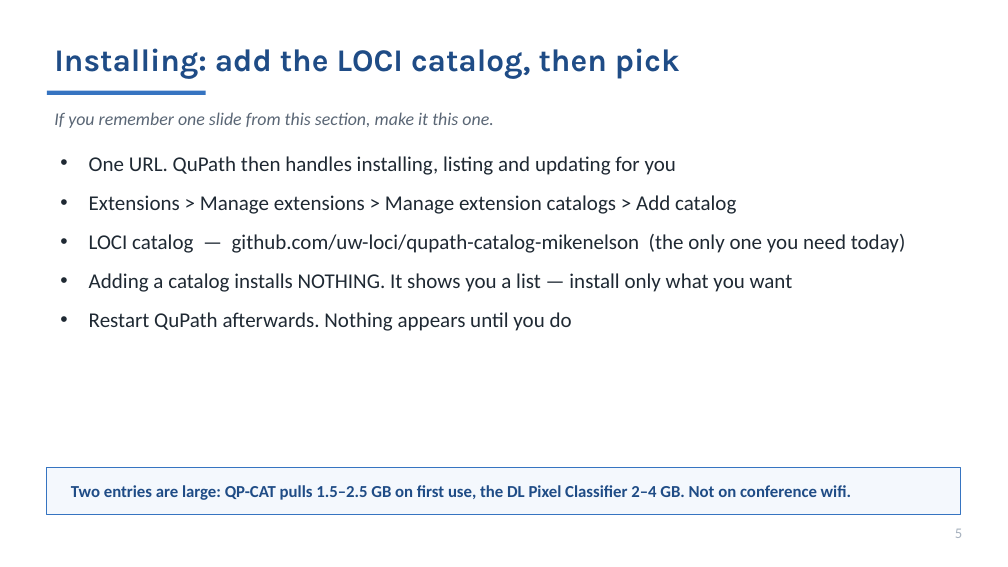
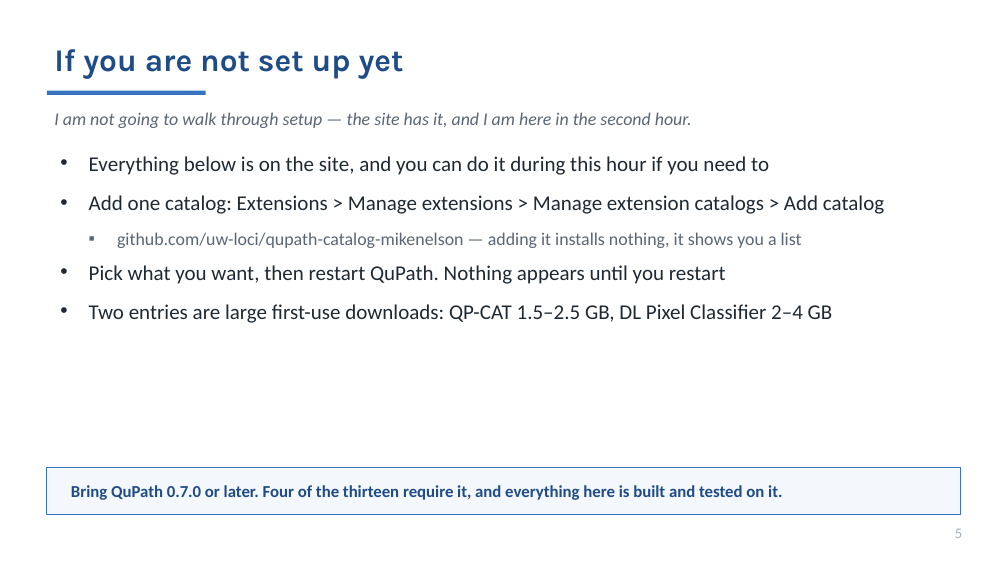
Before and after one commit to MichaelSNelson/BINA-I2K-2026-QuPath-Extensions, a slide deck: slide 5 of I2K_2026_QuPath_Extensions.pptx. Drawn at 1008x567 pixels with LibreOffice and Linux fonts; fonts in the diff are those of the drawing. Boxes give left, top, right and bottom in pixels: in the first picture for what was removed or moved away, otherwise in the second. Text is boxed around its words. In the diff, an @@ line names an element or a change of style, - is before the commit and + after.

```diff
--- a/I2K_2026_QuPath_Extensions.pptx
+++ b/I2K_2026_QuPath_Extensions.pptx
@@ text at box(54, 49, 404, 79): text changed @@
-Installing: add the LOCI catalog, then pick
+If you are not set up yet
@@ text at box(54, 112, 692, 128): text changed @@
-If you remember one slide from this section, make it this one.
+I am not going to walk through setup — the site has it, and I am here in the second hour.
@@ text at box(89, 156, 884, 323): text changed @@
-• One URL. QuPath then handles installing, listing and updating for you
-• Extensions > Manage extensions > Manage extension catalogs > Add catalog
-• LOCI catalog — github.com/uw-loci/qupath-catalog-mikenelson (the only one you need today)
-• Adding a catalog installs NOTHING. It shows you a list — install only what you want
-• Restart QuPath afterwards. Nothing appears until you do
+• Everything below is on the site, and you can do it during this hour if you need to
+• Add one catalog: Extensions > Manage extensions > Manage extension catalogs > Add catalog
+  ▪ github.com/uw-loci/qupath-catalog-mikenelson — adding it installs nothing, it shows you a list
+• Pick what you want, then restart QuPath. Nothing appears until you restart
+• Two entries are large first-use downloads: QP-CAT 1.5–2.5 GB, DL Pixel Classifier 2–4 GB
@@ text at box(71, 485, 782, 500): text changed @@
-Two entries are large: QP-CAT pulls 1.5–2.5 GB on first use, the DL Pixel Classifier 2–4 GB. Not on conference wifi.
+Bring QuPath 0.7.0 or later. Four of the thirteen require it, and everything here is built and tested on it.
```
Also in this commit, not shown: 42 other slides changed, 1 slide removed, 4 other files.
